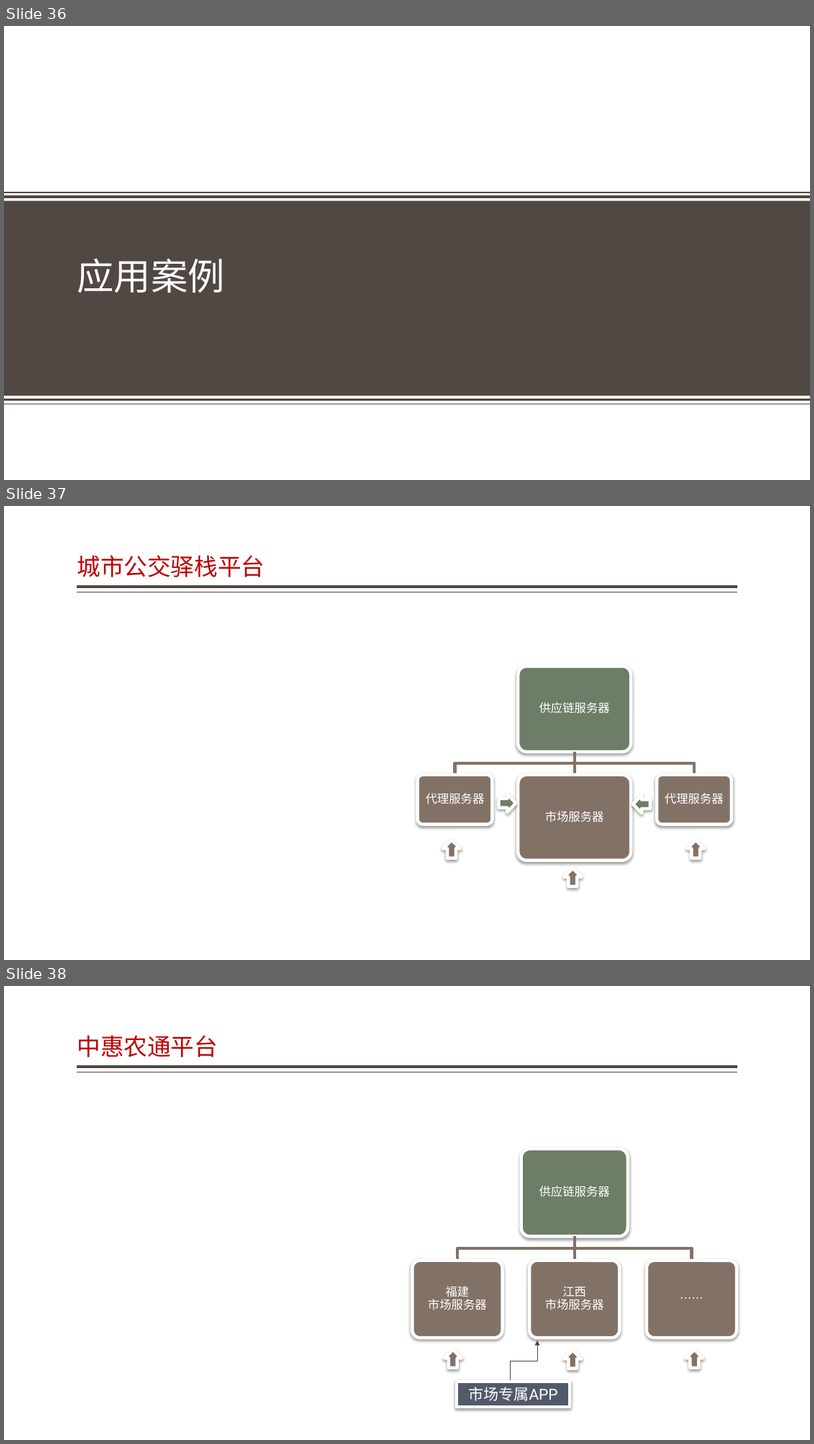
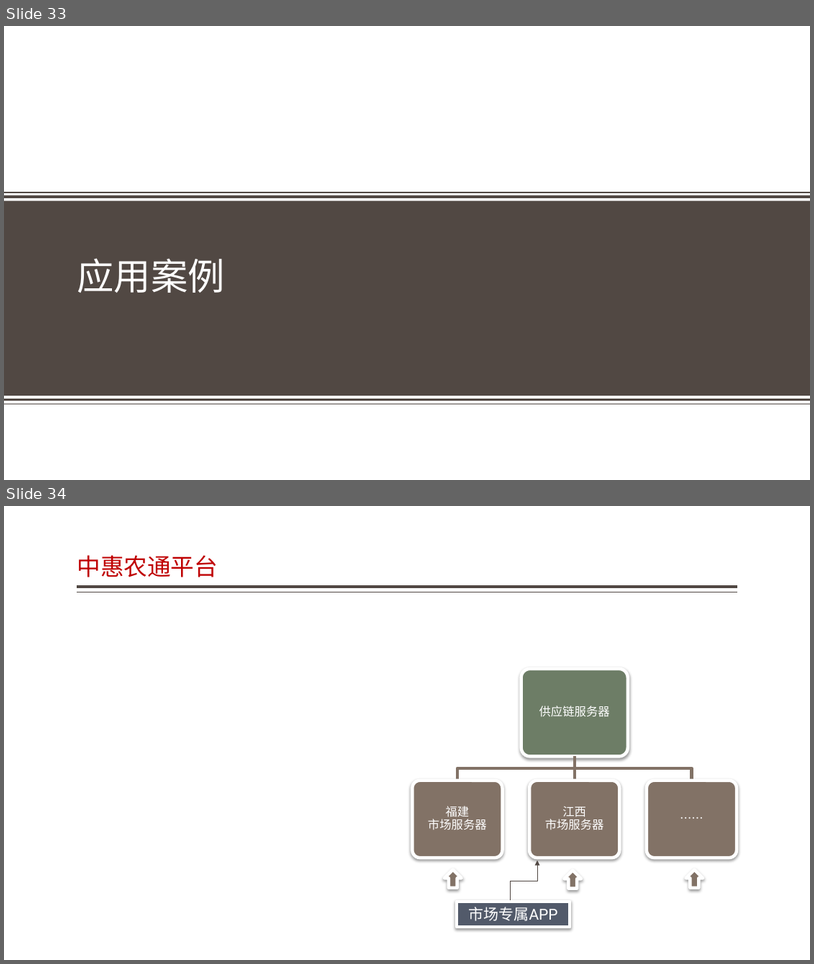
Before and after one commit to jzgi/chainsmart, a slide deck: Docs/品链应用参考设计.pptx. Shown one above the other, each under a label of ours: slides 36, 37 and 38 before the commit, slides 33 and 34 after it. The pictures are 814x1444 and 814x964 pixels, drawn with LibreOffice and Linux fonts; fonts in the diff are those of the drawing; background and template pictures are left out. Boxes give left, top, right and bottom in pixels: in the first picture for what was removed or moved away, otherwise in the second. Text is boxed around its words. In the diff, an @@ line names an element or a change of style, - is before the commit and + after.

```diff
--- a/Docs/品链应用参考设计.pptx
+++ b/Docs/品链应用参考设计.pptx
@@ slide 37 removed at [4, 506, 810, 960], background #FFFFFF; not listed: 2 template elements that a slide beside it also shows @@
@@ title removed at [77, 555, 265, 577] @@
-城市公交驿栈平台
@@ right arrow removed at [499, 794, 516, 812] @@
@@ right arrow removed at [634, 795, 651, 813] @@
@@ group removed at [418, 667, 733, 860]: 4 rounded rectangles, 4 texts, 3 freeform shapes @@
-供应链服务器
-代理服务器
-市场服务器
-代理服务器
@@ up arrow removed at [443, 840, 460, 858] @@
@@ up arrow removed at [687, 840, 705, 858] @@
@@ up arrow removed at [565, 867, 581, 886] @@
@@ what was slide 36 is now slide 33 @@
@@ what was slide 38 is now slide 34 @@
```
Also in this commit, not shown: 9 slides changed, 2 slides added, 6 other slides removed, 35 other files.
